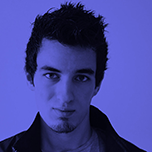
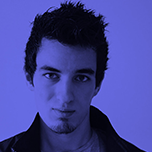
Comparing the layer stacks of the two 152 x 152 images. Changes:
painted on "damien" over [0, 0, 152, 152]
removed layer "Calque 1" over [0, 0, 152, 152]
